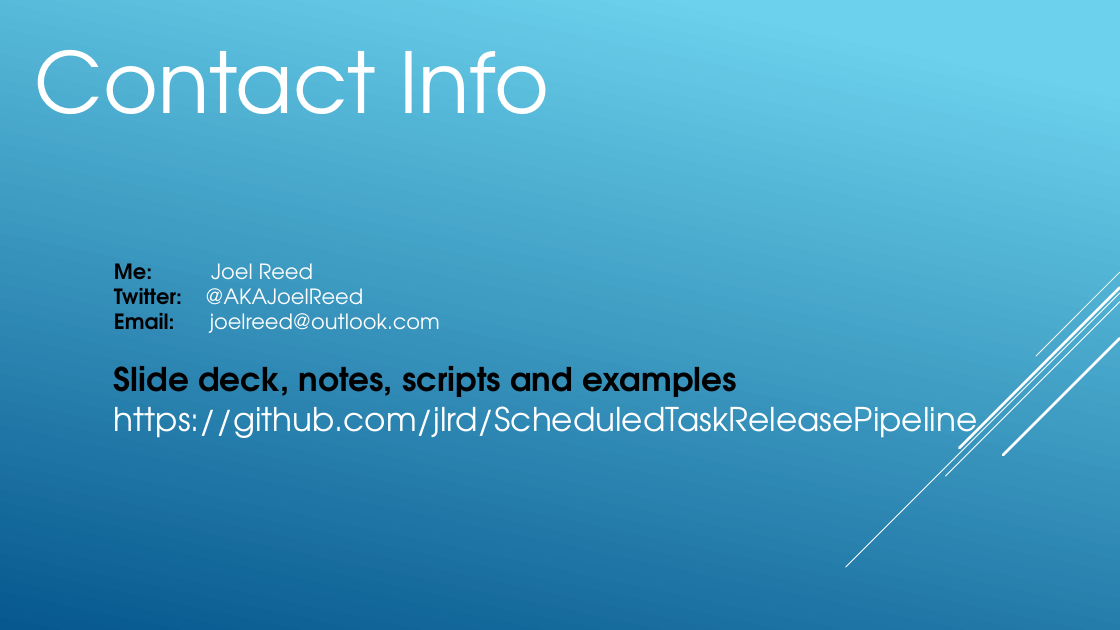
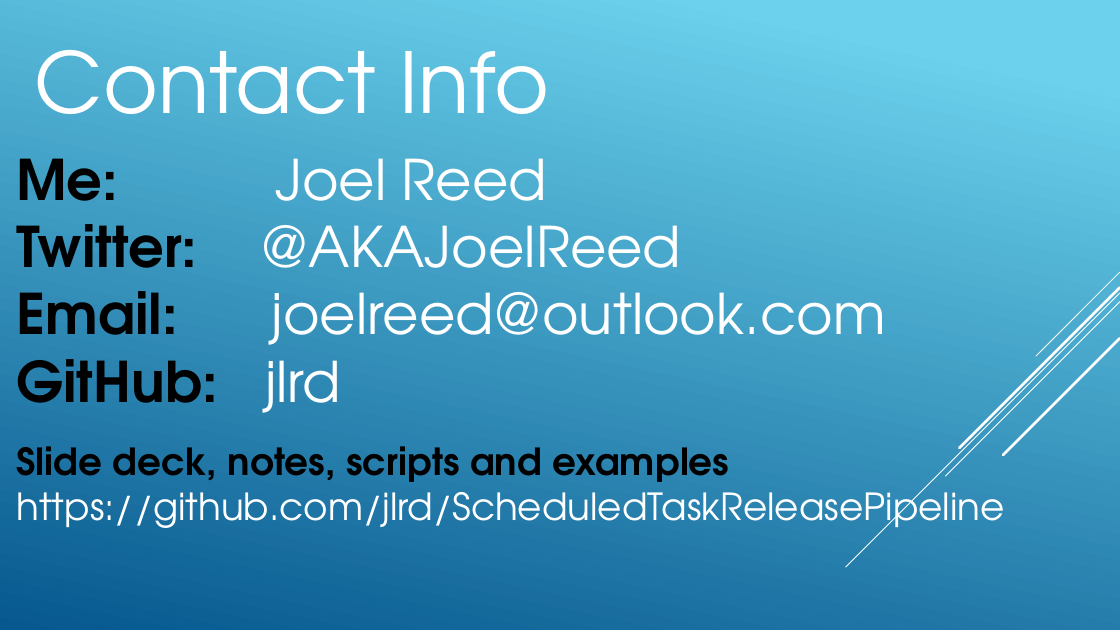
Before and after one commit to jlrd/ScheduledTaskReleasePipeline, a slide deck: slide 13 of Slides.pptx. Drawn at 1120x630 pixels with LibreOffice and Linux fonts; fonts in the diff are those of the drawing. Boxes give left, top, right and bottom in pixels: in the first picture for what was removed or moved away, otherwise in the second. Text is boxed around its words. In the diff, an @@ line names an element or a change of style, - is before the commit and + after.

```diff
--- a/Slides.pptx
+++ b/Slides.pptx
@@ text "Me: Joel Reed": place and size @@
-text "Me: Joel Reed" at bbox=[114, 263, 977, 447]
+text "Me: Joel Reed" at bbox=[16, 158, 1004, 537]
@@ text at bbox=[16, 158, 1004, 537]: size 18 to 48 pt in "Me: Joel Reed", "Twitter: @AKAJoelReed", "Email: joelreed@outlook.com"; size 28 to 32 pt in "Slide deck, notes, scripts and examples", "https://github.com/jlrd/ScheduledTaskReleasePipeline" @@
@@ text at bbox=[16, 343, 341, 413]: paragraph added @@
+GitHub: jlrd
```
Also in this commit, not shown: 7 other slides changed, 1 other file.
